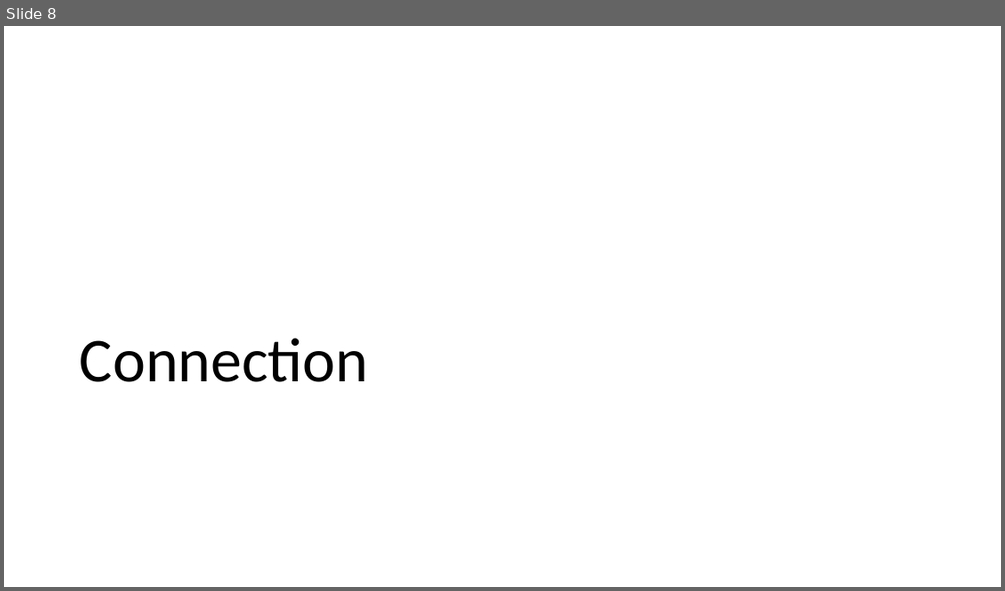
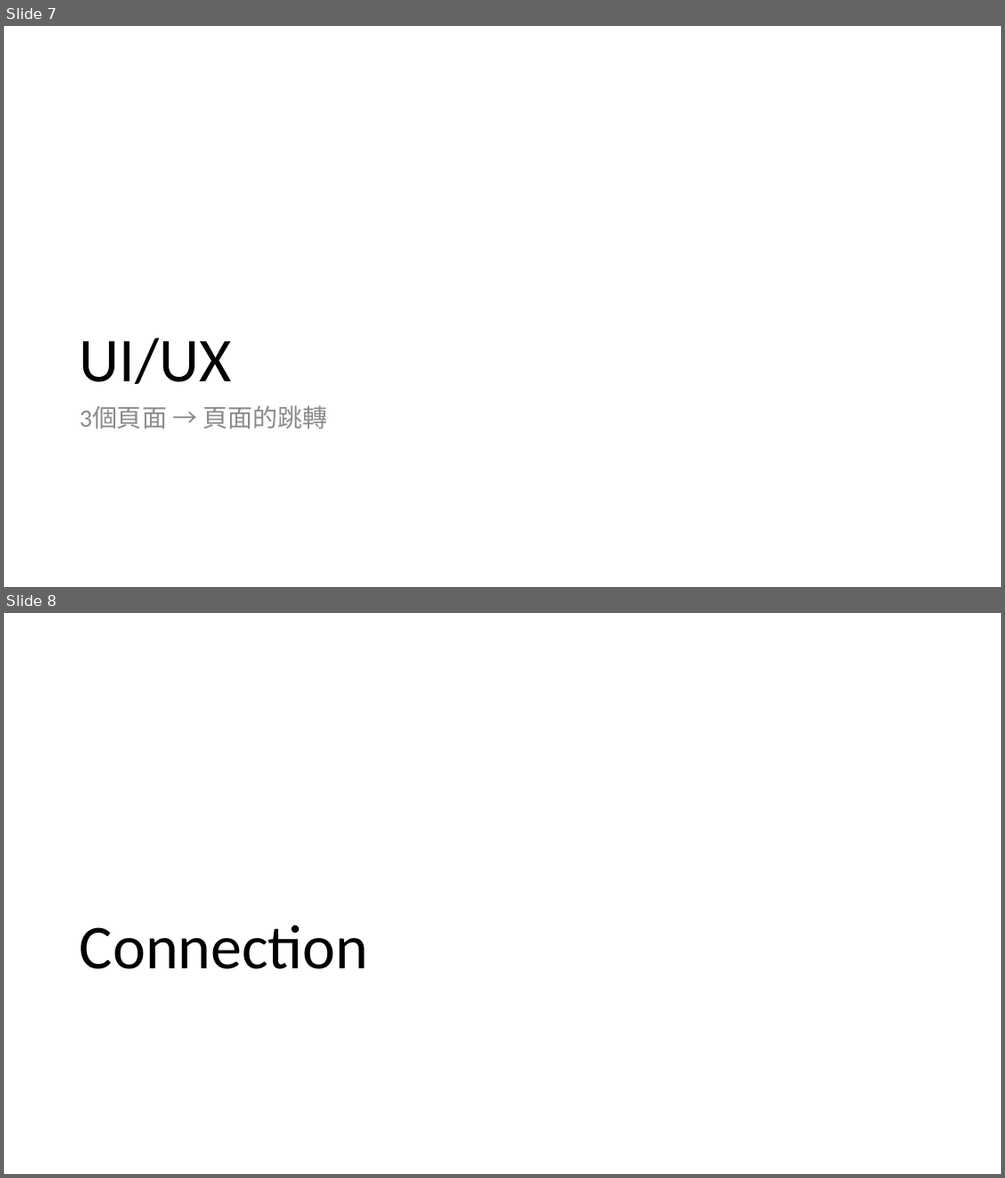
Before and after one commit to huyuhua33/draw10AtStart, a slide deck: reff/PPT.pptx. Shown one above the other, each under a label of ours: slide 8 before the commit, slides 7 and 8 after it. The pictures are 1005x591 and 1005x1178 pixels, drawn with LibreOffice and Linux fonts; fonts in the diff are those of the drawing. Boxes give left, top, right and bottom in pixels: in the first picture for what was removed or moved away, otherwise in the second. Text is boxed around its words. In the diff, an @@ line names an element or a change of style, - is before the commit and + after.

```diff
--- a/reff/PPT.pptx
+++ b/reff/PPT.pptx
@@ slide 7 added at box(4, 26, 1001, 587), background #FFFFFF @@
@@ title added at box(80, 338, 232, 384), 60 pt, text #000000 @@
+UI/UX
@@ text added at box(80, 405, 328, 428), 24 pt, text #8C8C8C @@
+3個頁面 → 頁面的跳轉
```
Also in this commit, not shown: 1 slide changed, 1 slide removed, 14 other files.
